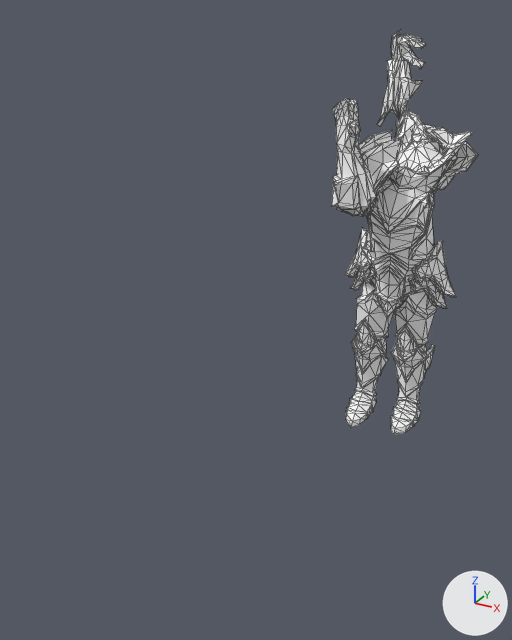
The glTF model games/depthbreaker/client/public/models/synty/depthbreaker/characters/undead_knight.glb: old version first, new version second.
Rendered twice from a 50 mm lens placed at (1.06, -3.51, 2.2), pointed at (-0.37, -0.91, 0.9). Lighting does not change. The marker at lower right points along +X, +Y and +Z. The older version comes first. Both versions are drawn at frame 31 of the action 'death'; the numbers are the values there. Mesh edges are drawn as thin lines. Vertices at exactly the same position are counted once.

The first picture shows 'Chr_Undead_Knight_01'.
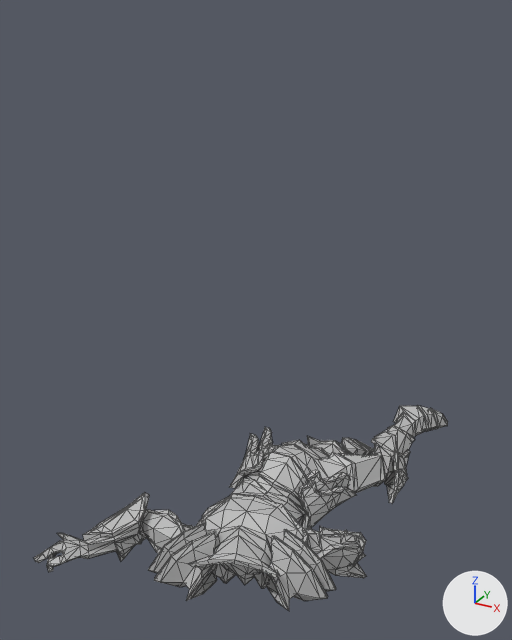
What changed in the scene script:
```text
Add mat_lit:
    mat_lit = principled_material('Lit')
    mat_lit.base_color = (0.5, 0.5, 0.5)  # grey #bcbcbc
    mat_lit.roughness = 0.553
Change me_mesh_010:
    used by ob_chr_undead_knight_01; location = (0.0, 0.0, 0.0); rotation_euler = (1.571, 0.0, 0.0), in degrees (90, 0, 0); scale = (0.01, 0.01, 0.01)
    remove me_mesh_010.from_pydata(...)  # 1914 vertices, 3776 faces; spans x -29.0..33.0, y 6.0..210.0, z -29.0..59.0
    add me_mesh_010.from_pydata(...)  # 1914 vertices, 3776 faces; spans x -87.0..38.0, y -25.0..31.0, z 0.0..195.0
    me_mesh_010 part 1: the loose piece of 30 vertices spanning x 6.0..17.0, y 47.0..68.0, z 9.0..16.0 is multiplied about its middle by the matrix ((0.351, -0.04, 0.935), (0.928, -0.117, -0.354), (0.124, 0.992, -0.004)), then moved by (17.0, -51.0, 56.0)
    me_mesh_010 part 2: the loose piece of 76 vertices spanning x 12.0..33.0, y 83.0..114.0, z -10.0..19.0 is multiplied about its middle by the matrix ((0.974, -0.148, -0.172), (-0.201, -0.215, -0.956), (0.104, 0.965, -0.239)), then moved by (-18.0, -90.0, 98.0)
    me_mesh_010 part 3: the loose piece of 54 vertices spanning x 12.0..32.0, y 136.0..167.0, z -23.0..5.0 is multiplied about its middle by the matrix ((-0.023, 0.126, -0.992), (-0.354, 0.927, 0.126), (0.935, 0.354, 0.023)), then moved by (-7.0, -143.0, 163.0)
    me_mesh_010 part 4: the loose piece of 30 vertices spanning x 1.0..22.0, y 31.0..54.0, z 3.0..15.0 is multiplied about its middle by the matrix ((0.351, -0.04, 0.935), (0.928, -0.117, -0.354), (0.124, 0.992, -0.004)), then moved by (14.0, -33.0, 45.0)
    me_mesh_010 part 5: the loose piece of 76 vertices spanning x 11.0..29.0, y 76.0..106.0, z -10.0..18.0 is multiplied about its middle by the matrix ((0.974, -0.148, -0.172), (-0.201, -0.215, -0.956), (0.104, 0.965, -0.239)), then moved by (-17.0, -80.0, 91.0)
    me_mesh_010 part 6: the loose piece of 42 vertices spanning x 7.0..23.0, y 135.0..166.0, z -25.0..2.0 is multiplied about its middle by the matrix ((-0.023, 0.126, -0.992), (-0.354, 0.927, 0.126), (0.935, 0.354, 0.023)), then moved by (2.0, -141.0, 159.0)
    me_mesh_010 part 7: the loose piece of 30 vertices spanning x -16.0..-5.0, y 47.0..68.0, z 12.0..19.0 is multiplied about its middle by the matrix ((0.976, -0.195, -0.093), (-0.017, 0.36, -0.933), (0.215, 0.913, 0.348)), then moved by (-11.0, -67.0, 52.0)
    me_mesh_010 part 8: the loose piece of 76 vertices spanning x -29.0..-8.0, y 84.0..115.0, z -10.0..19.0 is multiplied about its middle by the matrix ((0.974, -0.148, -0.172), (-0.201, -0.215, -0.956), (0.104, 0.965, -0.239)), then moved by (-17.0, -83.0, 95.0)
    me_mesh_010 part 9: the loose piece of 54 vertices spanning x -19.0..4.0, y 138.0..165.0, z 10.0..39.0 is multiplied about its middle by the matrix ((0.978, -0.205, -0.023), (0.206, 0.96, 0.188), (-0.017, -0.189, 0.982)), then moved by (-18.0, -139.0, 139.0)
    me_mesh_010 part 10: the loose piece of 30 vertices spanning x -21.0..0.0, y 32.0..55.0, z 6.0..18.0 is multiplied about its middle by the matrix ((0.976, -0.195, -0.093), (-0.017, 0.36, -0.933), (0.215, 0.913, 0.348)), then moved by (-8.0, -54.0, 41.0)
    me_mesh_010 part 11: the loose piece of 76 vertices spanning x -26.0..-7.0, y 77.0..107.0, z -10.0..18.0 is multiplied about its middle by the matrix ((0.974, -0.148, -0.172), (-0.201, -0.215, -0.956), (0.104, 0.965, -0.239)), then moved by (-16.0, -73.0, 88.0)
    me_mesh_010 part 12: the loose piece of 42 vertices spanning x -23.0..0.0, y 140.0..168.0, z 9.0..37.0 is multiplied about its middle by the matrix ((0.978, -0.205, -0.023), (0.206, 0.96, 0.188), (-0.017, -0.189, 0.982)), then moved by (-18.0, -140.0, 139.0)
    me_mesh_010 part 13: 1298 of 1914 vertices moved; they spanned x -23.0..29.0, y 6.0..210.0, z -29.0..59.0 and now span x -87.0..38.0, y -25.0..30.0, z 0.0..195.0; mean shift (-12.0, -114.0, 104.0); largest move (-15.0, 210.0, -19.0) -> (-13.0, -4.0, 122.0)
    me_mesh_010 part 14: 3766 faces spanning x -87.0..38.0, y -25.0..31.0, z 0.0..195.0 switch from mat_lambert1539 (white #ffffff) to mat_lit (grey #bcbcbc)
```

Where the change shows, as pixel boxes (x1, y1, x2, y2) in the pictures (512 x 640 px; the box of a moved part takes in the faces that stretch with it):
'Chr_Undead_Knight_01', reshaped (182% wider, 49% shorter)
    before: (332, 30, 478, 435)
    after: (34, 405, 448, 611)
part 1 of me_mesh_010, moved or reshaped
    before: (396, 325, 418, 360)
    after: (387, 470, 408, 504)
part 2 of me_mesh_010, moved or reshaped
    before: (411, 241, 456, 297)
    after: (298, 480, 356, 530)
part 3 of me_mesh_010, moved or reshaped
    before: (432, 128, 478, 194)
    after: (266, 536, 327, 611)
part 4 of me_mesh_010, moved or reshaped
    before: (391, 343, 429, 382)
    after: (384, 450, 410, 485)
part 5 of me_mesh_010, moved or reshaped
    before: (408, 277, 447, 308)
    after: (306, 470, 351, 491)
part 6 of me_mesh_010, moved or reshaped
    before: (424, 126, 458, 191)
    after: (283, 529, 336, 592)
part 7 of me_mesh_010, moved or reshaped (not visible afterwards)
    before: (356, 318, 377, 353)
part 8 of me_mesh_010, moved or reshaped
    before: (345, 228, 372, 277)
    after: (230, 434, 264, 489)
part 9 of me_mesh_010, moved or reshaped
    before: (361, 137, 402, 193)
    after: (154, 531, 217, 601)
part 10 of me_mesh_010, moved or reshaped (not visible afterwards)
    before: (351, 336, 386, 374)
part 11 of me_mesh_010, moved or reshaped
    before: (351, 243, 375, 290)
    after: (243, 427, 274, 477)
part 12 of me_mesh_010, moved or reshaped
    before: (359, 130, 393, 176)
    after: (148, 522, 213, 573)
part 13 of me_mesh_010, moved or reshaped
    before: (332, 30, 473, 435)
    after: (34, 405, 448, 588)
part 14 of me_mesh_010, recoloured
    before: (332, 30, 478, 435)
    after: (34, 405, 448, 611)
